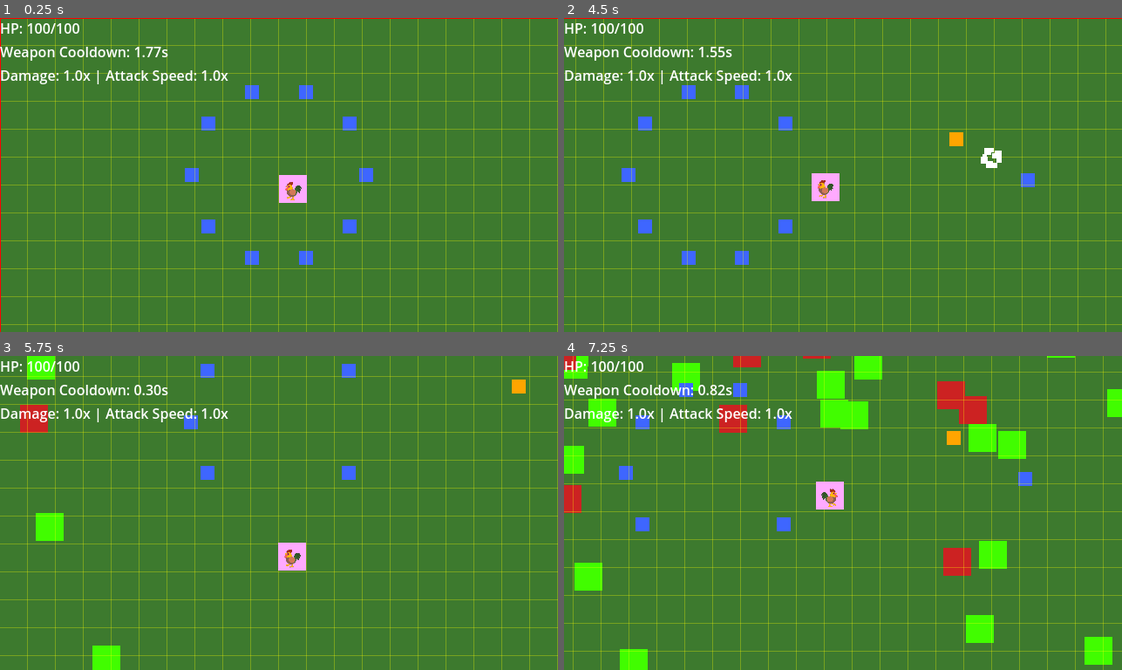
Above: before the commit, frames 1-4 (two rows, left to right).
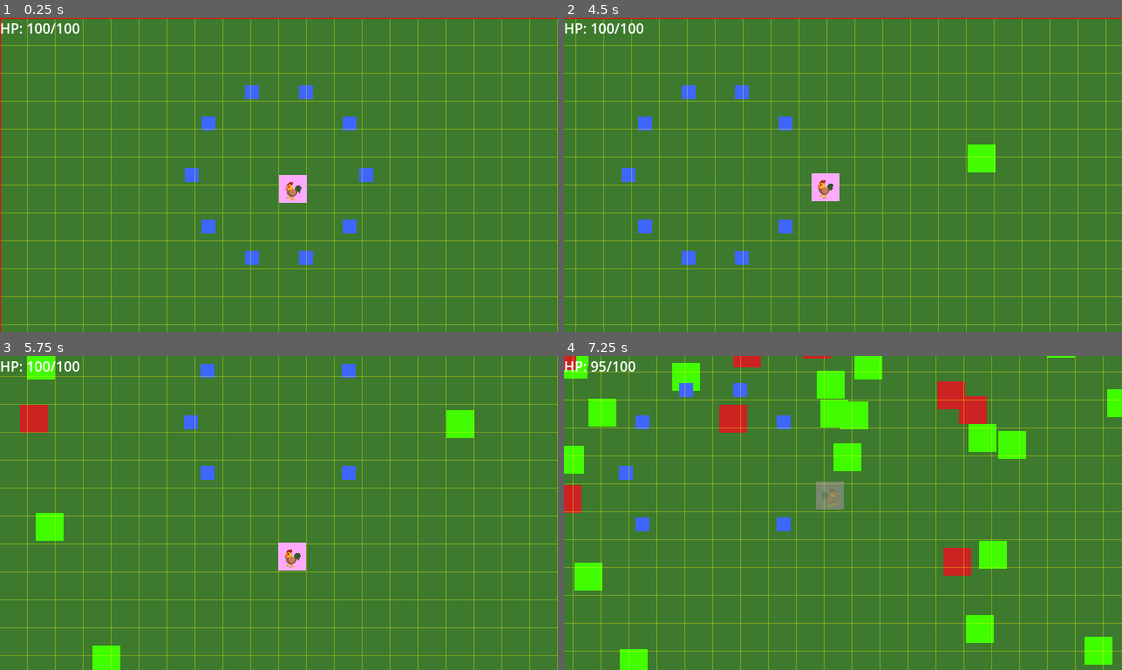
Above: after the commit, the same moments.

Repository: thejoshyee/sarimanok-game
Game: Godot game, scene res://main.tscn
The game is run twice, just before and just after one commit, with the same random seed, the same clock (stepped at 60 frames per second) and the same inputs.
Inputs:
- Up to frame 1 (0.25 s): no input
- Up to frame 2 (4.5 s): tap Enter (ui_accept) at 0.5, 0.77, 1.52, 3.02, 3.77 s; hold Right (move_right) 0.53-1.28 s; hold 1 0.53-1.28 s; hold S (move_down) 1.28-2.03 s; tap 2 at 1.35 s; hold Right (move_right) 2.03-2.78 s; hold 3 2.03-2.78 s; hold Up (move_up) 2.78-3.53 s; tap 1 at 2.85 s; hold 2 3.53-4.28 s; hold A (move_left) from 3.53 s (still down); tap 3 at 4.35 s
- Up to frame 3 (5.75 s): tap Enter (ui_accept) at 4.52 s; release A (move_left) at 5.03 s; hold S (move_down) from 5.03 s (still down); hold 1 from 5.03 s (still down)
- Up to frame 4 (7.25 s): release S (move_down) at 5.78 s; release 1 at 5.78 s; hold Right (move_right) 5.78-6.53 s; tap 2 at 5.85 s; tap Enter (ui_accept) at 6.02, 6.77 s; hold Up (move_up) from 6.53 s (still down); hold 3 from 6.53 s (still down)

The runs differ from the first frame. In frame 1, 1.1% of the frame differs, in the area x 0-41%, y 9-22%; in frame 2, 1.8%; in frame 3, 1.6%; in frame 4, 2.4%, in the area x 0-84%, y 1-49%.
Error after the commit: Invalid call. Nonexistent function 'get_cooldown' in base 'Node2D (WeaponManager)'. (res://scripts/ui/hud.gd:27)

Commit message:
feat(weapons): implement auto-fire loop and clean up weapon systems
- Add _process() loop that positions weapons and calls try_fire()
- Remove old BaseWeapon cooldown system (manual tracking)
- Delete unused base_weapon.gd and test_gun.gd
- Weapon class now solely manages its own cooldowns via Timer

Diff:
--- a/game/scripts/player/player.gd
+++ b/game/scripts/player/player.gd
@@ -90,10 +90,13 @@
 	# connect WeaponManager to this player
 	$WeaponManager.player = self
 
-	# Test: Equip test gun to slot 0
-	var test_gun = TestGun.new()
-	weapon_manager.equip(0, test_gun)
-	print("Test gun equipped to slot 0")
+	# Test: Add Peck weapon via add_weapon()
+	var peck_data = preload("res://weapons/data/peck.tres")
+	if weapon_manager.add_weapon(peck_data):
+		print("Peck weapon added successfully")
+	else:
+		print("Failed to add Peck weapon")
+
 
 
 func _on_damage_area_body_entered(body: Node2D) -> void:
--- a/game/weapons/scripts/base_weapon.gd
+++ /dev/null
@@ -1,97 +0,0 @@
-extends Node
-class_name BaseWeapon
-
-# Ref to weapon manager (set when equipped)
-var weapon_manager: WeaponManager
-
-# Ref to the player (for accessing stats)]
-var player: CharacterBody2D
-
-# Slot index this weapon is equipped in (0-5)
-var slot_index: int = -1
-
-# === ABSTRACT METHODS - Must be overridden by subclasses (Child weapons) ===
-
-func attack() -> void:
-	assert(false, "attack() method must be overridden by child weapon class")
-
-func get_base_cooldown() -> float:
-	assert(false, "get_base_cooldown() method must be overridden by child weapon class")
-	return 0.0
-
-func get_base_damage() -> float:
-	assert(false, "get_base_damage() method must be overridden by child weapon class")
-	return 0.0
-
-# === VIRTUAL METHODS - Optional overrides with default behavior ===
-
-# Called when weapon is equipped to a slot
-func on_equip() -> void:
-	pass # no default behavior
-
-# Called when weapon is unequipped
-func on_unequip() -> void:
-	pass # no default behavior
-
-# Hook for passive modifiers to adjust weapon behavior
-func apply_passive_modifiers(_modifier_name: String, _value: float) -> void:
-	pass # no default behavior, weapons can override to respond to passives
-
-# === HELPER METHODS - Concrete implementations weapons can use ===
-
-# Calculate final damage including players damage multiplier
-func get_final_damage() -> float:
-	if not player:
-		return get_base_damage()
-	return get_base_damage() * player.stats.damage_multiplier
-
-# calc final cooldown accounting for attack speed
-func get_final_cooldown() -> float:
-	if not player:
-		return get_base_cooldown()
-	return get_base_cooldown() / player.stats.attack_speed_multiplier
-
-# helper to reset this weapon's cooldown after attacking
-func reset_cooldown() -> void:
-	if weapon_manager:
-		weapon_manager.set_cooldown(slot_index, get_final_cooldown())
-
-# Find the nearest enemy to the player using spatial queries
-func find_nearest_enemy() -> Node2D:
-	if not player:
-		return null
-
-	# get all enemies in the "enemies" group
-	var enemies = get_tree().get_nodes_in_group("enemies")
-	if enemies.is_empty():
-		return null
-
-	# find closest enemy
-	var nearest_enemy = null
-	var nearest_distance = INF
-
-	for enemy in enemies:
-		var distance = player.global_position.distance_to(enemy.global_position)
-		if distance < nearest_distance:
-			nearest_distance = distance
-			nearest_enemy = enemy
-	return nearest_enemy
-
-# spawn a projectile from the pool toward the target
-func spawn_projectile(target_pos: Vector2) -> void:
-	if not player:
-		return
-
-	# get projectile from pool
-	var projectile = PoolManager.spawn("projectile_base", player.global_position)
-	if not projectile:
-		push_warning("Failed to spawn projectile")
-		return
-
-	print("Spawned projectile: ", projectile, " at ", player.global_position)
-
-	# Calc direction to target
-	var direction = (target_pos - player.global_position).normalized()
-
-	# initialize the projectile
-	projectile.reset(player.global_position, direction, get_final_damage())
--- a/game/weapons/scripts/test_gun.gd
+++ /dev/null
@@ -1,23 +0,0 @@
-extends BaseWeapon
-class_name TestGun
-
-func attack() -> void:
-    # find nearest enemy
-    var target = find_nearest_enemy()
-    if not target:
-        print("No enemy found")
-        reset_cooldown()
-        return
-
-    # spawn projectile toward enemy
-    spawn_projectile(target.global_position)
-    print("Fired at enemy at ", target.global_position)
-
-    # reset cooldown so weapon waits before firing again
-    reset_cooldown()
-
-func get_base_cooldown() -> float:
-    return 2.0 # fire every 2 seconds
-
-func get_base_damage() -> float:
-    return 10.0 # 10 damage per shot
--- a/game/weapons/scripts/weapon_manager.gd
+++ b/game/weapons/scripts/weapon_manager.gd
@@ -1,10 +1,6 @@
 extends Node2D
 class_name WeaponManager
 
-
-# Signals for passive modifications
-signal weapon_attack_started(slot_index: int, weapon: Variant)
-signal weapon_attack_completed(slot_index: int, weapon: Variant)
 
 # Maximum number of weapon slots available to the player
 const MAX_WEAPONS: int = 6
@@ -12,96 +8,52 @@
 # Weapon slots - will hold weapon references
 var weapon_slots: Array = []
 
-# track cooldowns for each slot (slot_index -> time remaining)
-var cooldowns: Dictionary = {}
-
 # reference to player for stat multipliers
 var player: CharacterBody2D
 
 # Maps weapon ID (String) → weapon scene (PackedScene)
-# Configure in Inspector: drag .tscn files for each weapon ID
 @export var weapon_scenes: Dictionary = {}
 
+
 func _ready() -> void:
+	# TODO: Replace with specific weapon scenes when created
+	# Using generic weapon_base.tscn as placeholder for all weapons
+	weapon_scenes["peck"] = preload("res://weapons/scenes/weapon_base.tscn")
+
 	# Get player reference from parent (WeaponManager is child of Player)
 	player = get_parent()
 
-	# initialize weapon slots
+	# Initialize weapon slots
 	weapon_slots.resize(MAX_WEAPONS)
 	for i in range(MAX_WEAPONS):
 		weapon_slots[i] = null
-		cooldowns[i] = 0.0
 
-func _process(delta: float) -> void:
-	# Decrement all active cooldowns
-	# Attack Speed Multiplier makes cooldowns count down faster
-	var attack_speed = player.stats.attack_speed_multiplier if player else 1.0
 
-	for slot_index in cooldowns.keys():
-		if cooldowns[slot_index] > 0:
-			cooldowns[slot_index] -= delta * attack_speed
-			if cooldowns[slot_index] < 0:
-				cooldowns[slot_index] = 0.0
-
-	# auto-attack loop: check each slot for ready weapons
+func _process(_delta: float) -> void:
+	# Auto-fire loop: position weapons and trigger firing
 	for slot_index in range(MAX_WEAPONS):
 		var weapon = weapon_slots[slot_index]
 
-		# skip empty slots
+		# Skip empty slots
 		if weapon == null:
 			continue
 
-		# check if this weapon is ready to attack
-		if is_ready(slot_index):
-			print("Slot %d ready to attack, cooldown: %.2f" % [slot_index, get_cooldown(slot_index)])
+		# Position weapon at player (weapons fire from player's location)
+		weapon.global_position = player.global_position
 
-			# check if the weapon has an attack method
-			if weapon.has_method("attack"):
-				weapon_attack_started.emit(slot_index, weapon)
-				weapon.attack()
-				weapon_attack_completed.emit(slot_index, weapon)
+		# Weapon class uses can_fire + try_fire() pattern
+		if weapon.can_fire:
+			weapon.try_fire()
 
 
 # Get player's damage multiplier for weapon calculations
 func get_damage_multiplier() -> float:
 	return player.stats.damage_multiplier if player else 1.0
 
+
 # Get player's attack speed multiplier for weapon calculations
 func get_attack_speed_multiplier() -> float:
 	return player.stats.attack_speed_multiplier if player else 1.0
-
-# Check if a slot's cooldown is ready (0.0 = ready to fire)
-func is_ready(slot_index: int) -> bool:
-	if slot_index < 0 or slot_index >= MAX_WEAPONS:
-		return false
-	return cooldowns[slot_index] <= 0.0
-
-# Set a weapon's cooldown (called after it attacks)
-func set_cooldown(slot_index: int, duration: float) -> void:
-	if slot_index >= 0 and slot_index < MAX_WEAPONS:
-		cooldowns[slot_index] = duration
-
-
-# equip a weapon to a specific slot
-func equip(slot_index: int, weapon: BaseWeapon) -> void:
-	if slot_index >= 0 and slot_index < MAX_WEAPONS:
-		weapon_slots[slot_index] = weapon
-		cooldowns[slot_index] = 0.0 # Reset cooldown when equipping a new weapon
-
-		# Initialize weapon references
-		weapon.weapon_manager = self
-		weapon.player = player
-		weapon.slot_index = slot_index
-		weapon.on_equip() # call weapon's on_equip() method
-
-		# add weapon to scene tree
-		add_child(weapon)
-
-# Get the current cooldown remaining for a specific slot
-func get_cooldown(slot_index: int) -> float:
-	if slot_index >= 0 and slot_index < MAX_WEAPONS:
-		return cooldowns[slot_index]
-	return 0.0
 
 
 # === WEAPON INSTANTIATION ===
Not shown, removed: game/weapons/scripts/base_weapon.gd.uid
Not shown, removed: game/weapons/scripts/test_gun.gd.uid
Not shown, changed: .taskmaster/tasks/tasks.json
